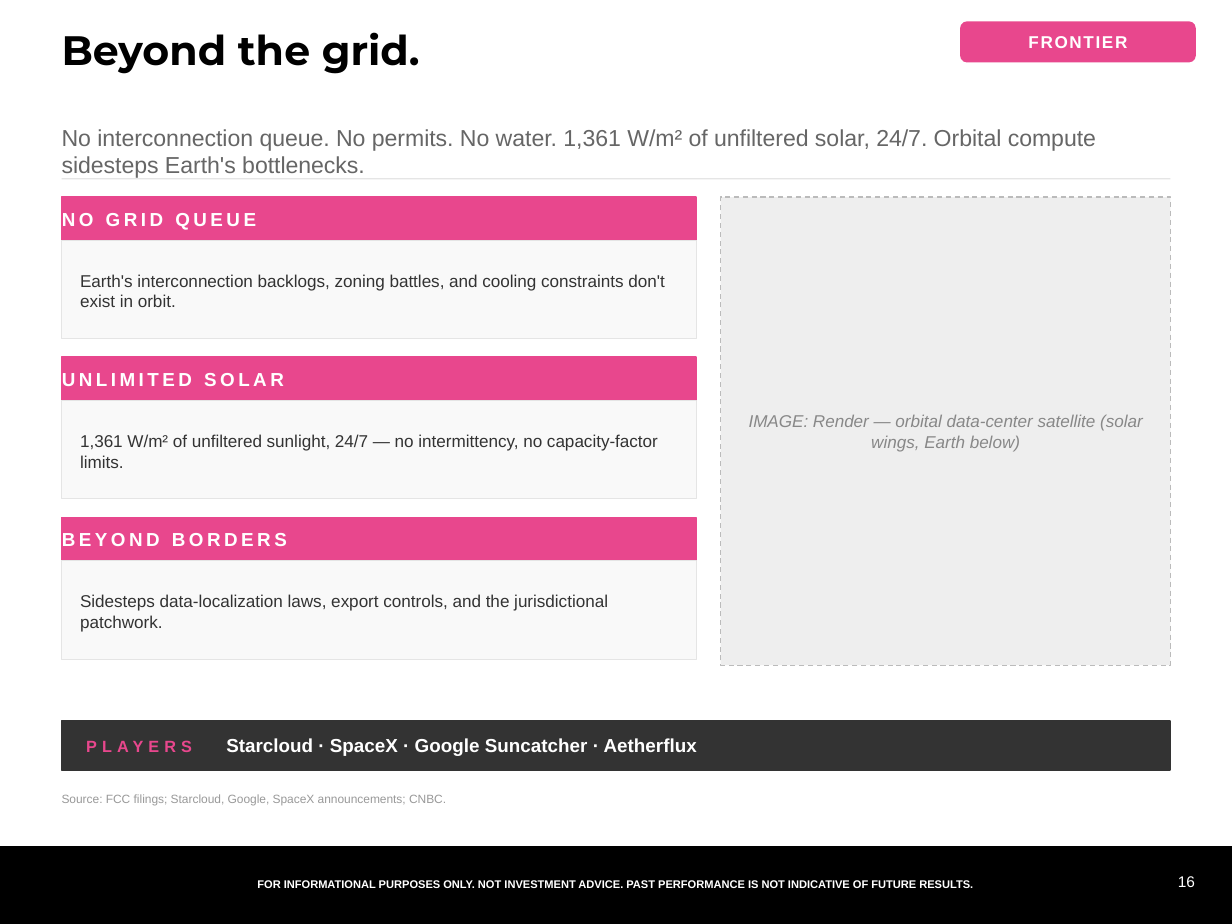
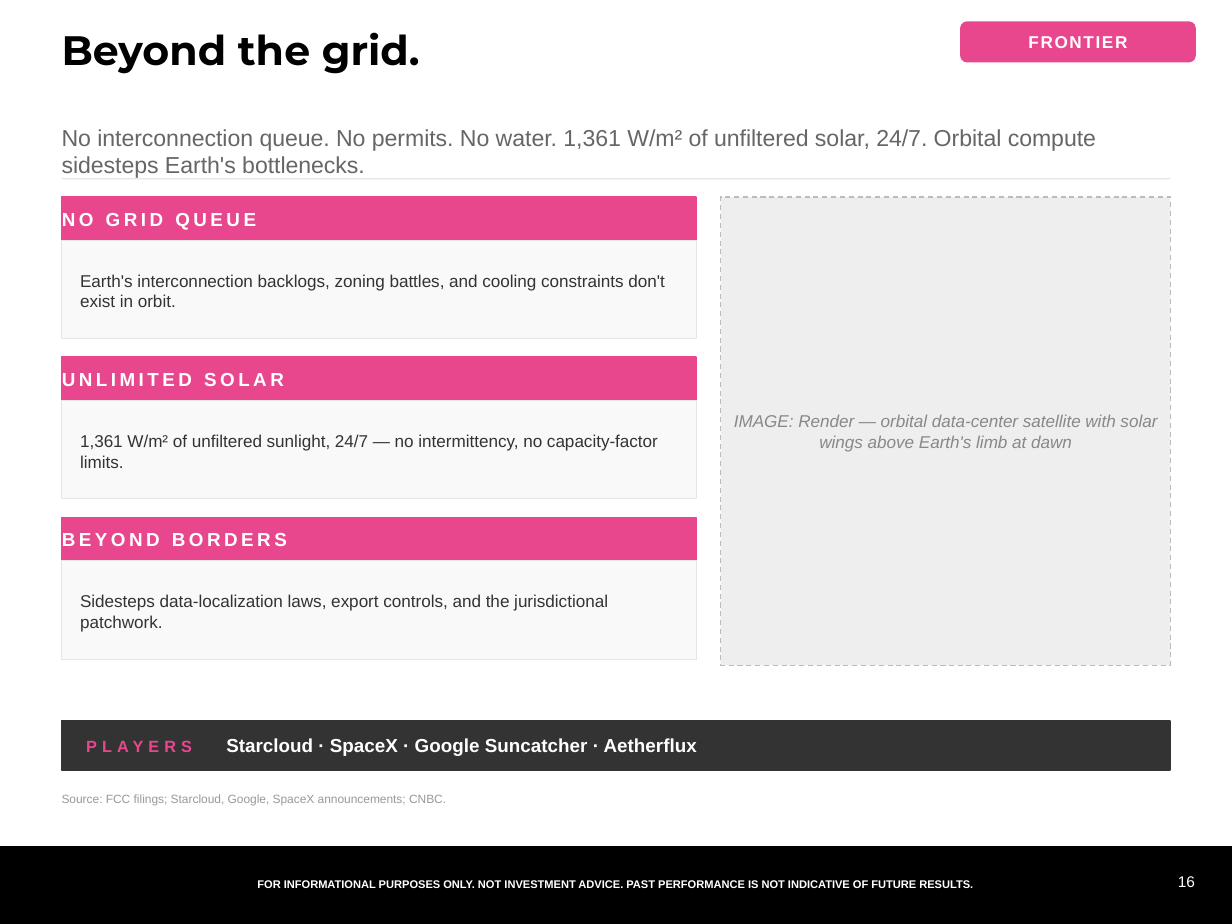
Before and after one commit to samuelcmcclellan-cell/ai-markets-deck, a slide deck: slide 16 of ai-markets-deck.pptx. Drawn at 1232x924 pixels with LibreOffice and Linux fonts; fonts in the diff are those of the drawing. Boxes give left, top, right and bottom in pixels: in the first picture for what was removed or moved away, otherwise in the second. Text is boxed around its words. In the diff, an @@ line names an element or a change of style, - is before the commit and + after.

```diff
--- a/ai-markets-deck.pptx
+++ b/ai-markets-deck.pptx
@@ text at (x1=734, y1=414, x2=1157, y2=452): text changed @@
-IMAGE: Render — orbital data-center satellite (solar wings, Earth below)
+IMAGE: Render — orbital data-center satellite with solar wings above Earth's limb at dawn
```
Also in this commit, not shown: 9 other slides changed, 12 other files.
